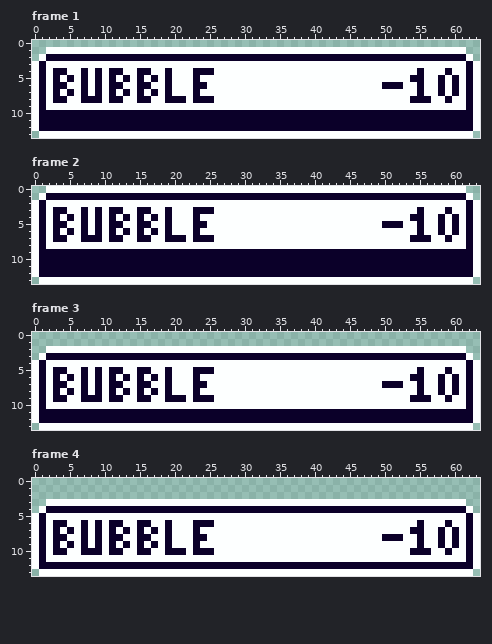
A pixel-art file gets an edit: assets/ui/buttons/buy/small/button-buy-small.aseprite. The picture above is the old version.
64x14 pixels, 5 frames. Shown: frame 1, frame 2, frame 3, frame 4. The commit also changed other frames, which this record leaves out.
After the commit:
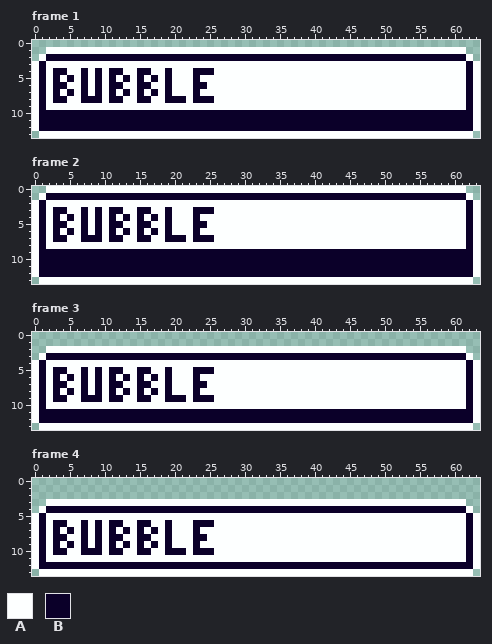
Palette (. is transparent): A #fdffff  B #0b0029
What changed:
Frame 1, layer "Layer 2":
The author changed colour B to colour A in row 4 at x 55 and 59; in row 5 at x 54 to 55, 58 and 60; in row 6 at x 50 to 52, 55, 58 and 60; in row 7 at x 55, 58 and 60; in row 8 at x 54 to 56 and 59.
Frame 2, layer "Layer 2":
The author changed colour B to colour A in row 3 at x 55 and 59; in row 4 at x 54 to 55, 58 and 60; in row 5 at x 50 to 52, 55, 58 and 60; in row 6 at x 55, 58 and 60; in row 7 at x 54 to 56 and 59.
Frame 3, layer "Layer 2":
The author changed colour B to colour A in row 5 at x 55 and 59; in row 6 at x 54 to 55, 58 and 60; in row 7 at x 50 to 52, 55, 58 and 60; in row 8 at x 55, 58 and 60; in row 9 at x 54 to 56 and 59.
Frame 4, layer "Layer 2":
The author changed colour B to colour A in row 6 at x 55 and 59; in row 7 at x 54 to 55, 58 and 60; in row 8 at x 50 to 52, 55, 58 and 60; in row 9 at x 55, 58 and 60; in row 10 at x 54 to 56 and 59.
